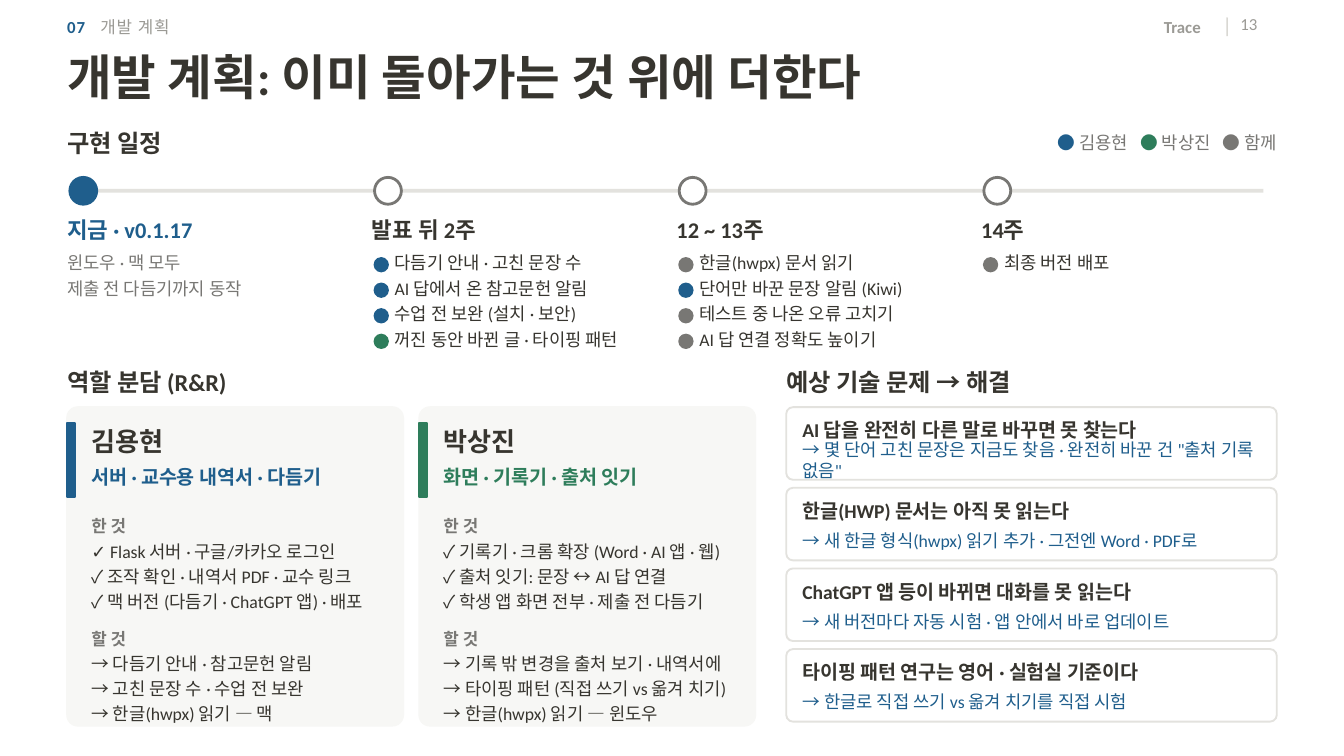
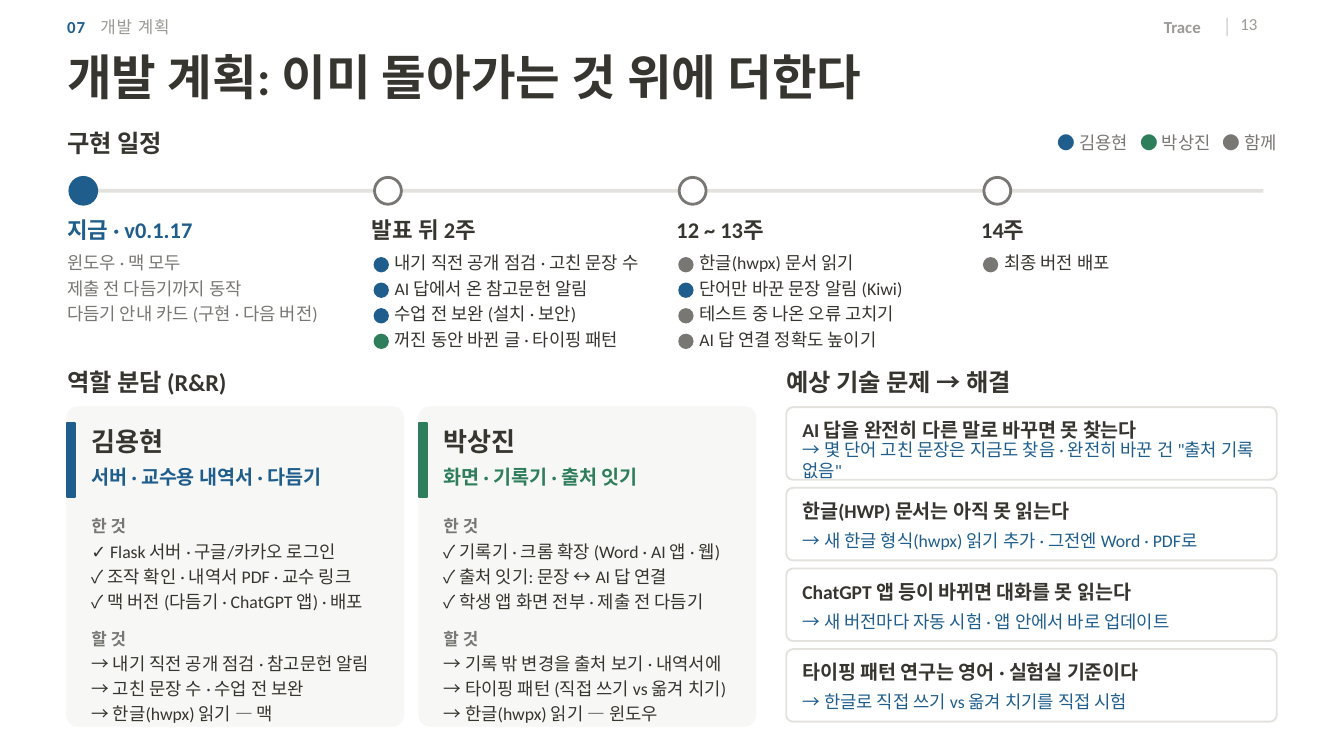
Before and after one commit to 20233014-KYH/trace, a slide deck: slide 13 of deck/중간발표_김용현.pptx. Drawn at 1344x756 pixels with LibreOffice and Linux fonts; fonts in the diff are those of the drawing; background and template pictures are left out. Boxes give left, top, right and bottom in pixels: in the first picture for what was removed or moved away, otherwise in the second. Text is boxed around its words. In the diff, an @@ line names an element or a change of style, - is before the commit and + after.

```diff
--- a/deck/중간발표_김용현.pptx
+++ b/deck/중간발표_김용현.pptx
@@ text at box(395, 254, 638, 271): text changed @@
-다듬기 안내 · 고친 문장 수
+내기 직전 공개 점검 · 고친 문장 수
@@ text added at box(67, 305, 318, 322), 9.5 pt, text #787774 @@
+다듬기 안내 카드 (구현 · 다음 버전)
@@ text at box(113, 655, 370, 672): text changed @@
-→ 다듬기 안내 · 참고문헌 알림
+→ 내기 직전 공개 점검 · 참고문헌 알림
```
Also in this commit, not shown: 1 other slide changed, 1 other file.
